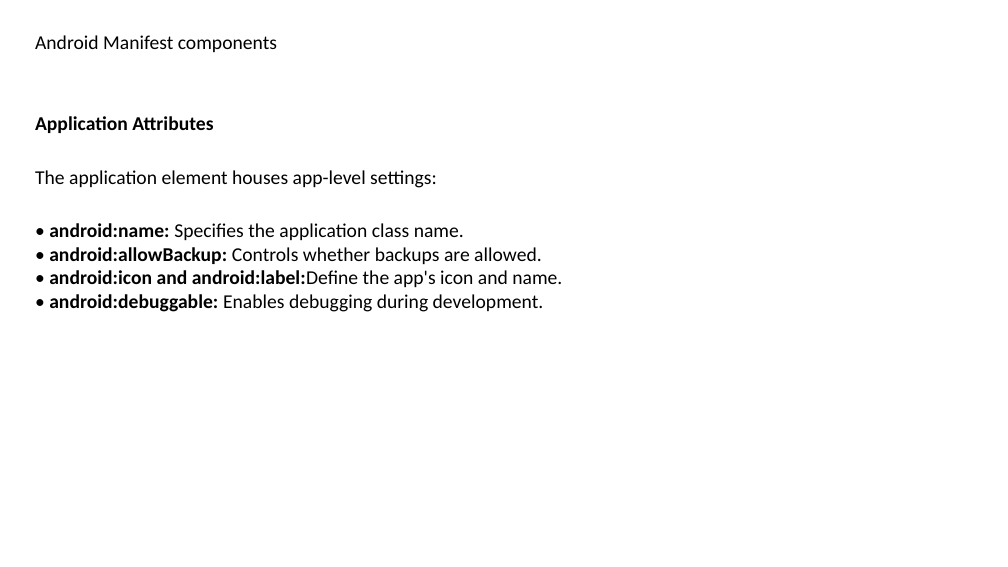
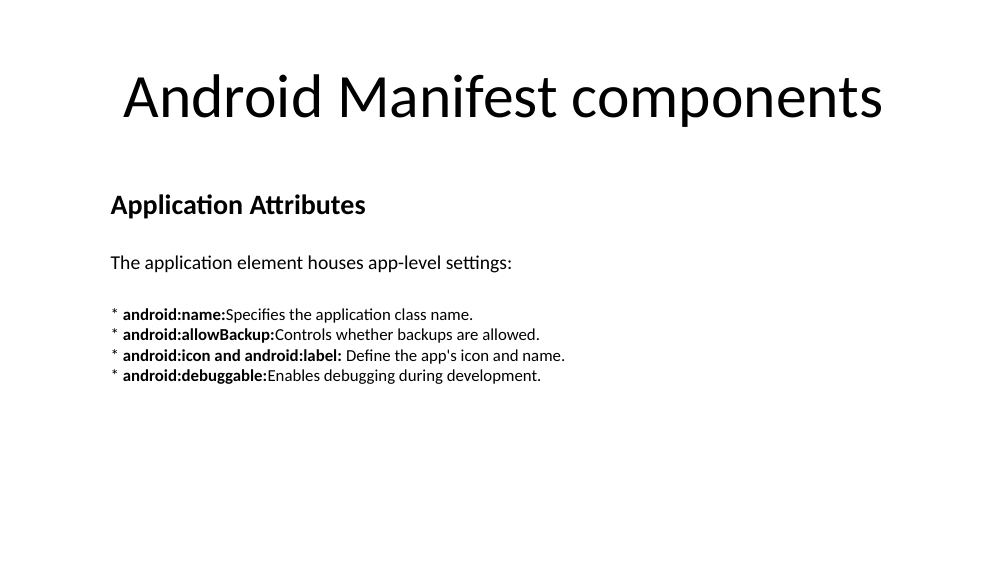
Before and after one commit to munirrudy-sg/Boring-Slide-Eradicator-inator, a slide deck: slide 8 of presentation.pptx. Drawn at 1008x567 pixels with LibreOffice and Linux fonts; fonts in the diff are those of the drawing. Boxes give left, top, right and bottom in pixels: in the first picture for what was removed or moved away, otherwise in the second. Text is boxed around its words. In the diff, an @@ line names an element or a change of style, - is before the commit and + after.

```diff
--- a/presentation.pptx
+++ b/presentation.pptx
@@ title "Android Manifest components": place and size @@
-title "Android Manifest components" at bbox=[35, 35, 277, 52]
+title "Android Manifest components" at bbox=[124, 74, 883, 127]
@@ title "Android Manifest components" at bbox=[124, 74, 883, 127]: size 14 to 44 pt; alignment left to centre; vertical alignment top to middle @@
@@ text "Application Attributes": place and size @@
-text "Application Attributes" at bbox=[35, 116, 562, 312]
+text "Application Attributes" at bbox=[111, 194, 565, 384]
@@ text at bbox=[111, 194, 366, 219]: size 14 to 20 pt in "Application Attributes" @@
@@ text at bbox=[123, 308, 565, 384]: text changed; size 14 to 12 pt @@
-• android:name: Specifies the application class name.
-• android:allowBackup: Controls whether backups are allowed.
-• android:icon and android:label:Define the app's icon and name.
-• android:debuggable: Enables debugging during development.
+* android:name:Specifies the application class name.
+* android:allowBackup:Controls whether backups are allowed.
+* android:icon and android:label: Define the app's icon and name.
+* android:debuggable:Enables debugging during development.
```
Also in this commit, not shown: 13 other slides changed, 1 slide added, 1 slide removed, 3 other files.
